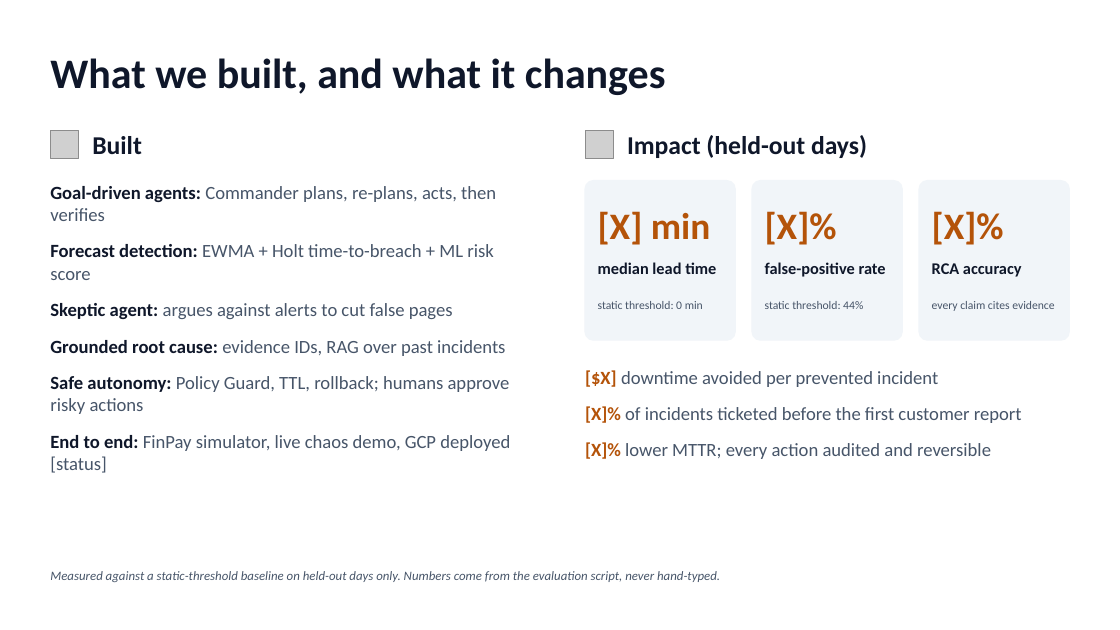
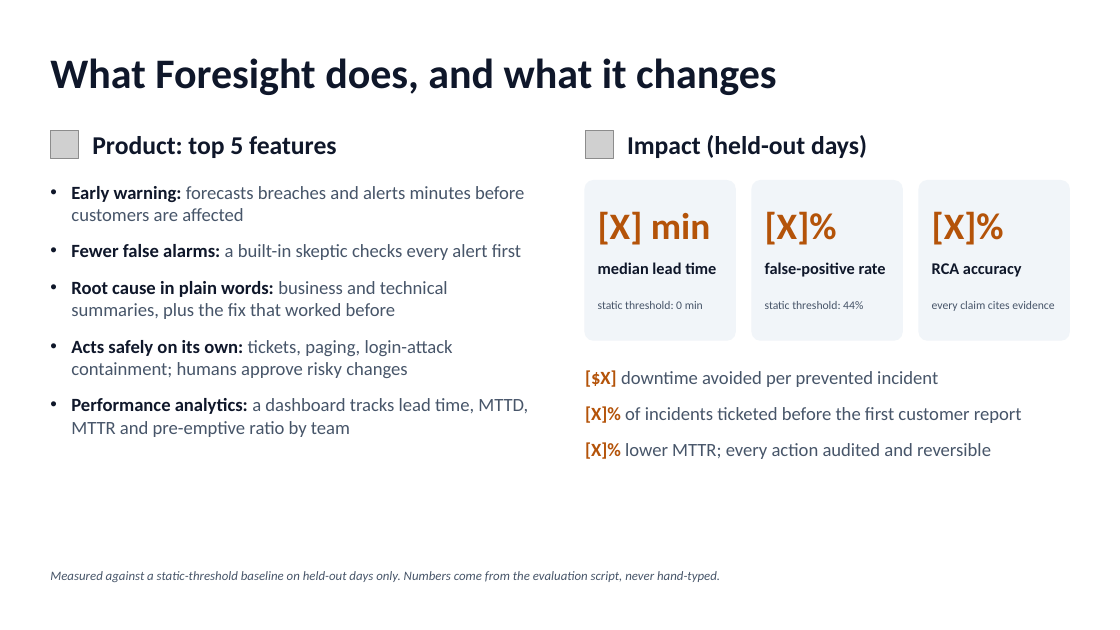
Before and after one commit to Huzyefah/3RL, a slide deck: slide 3 of docs/slides/foresight_pitch.pptx. Drawn at 1120x630 pixels with LibreOffice and Linux fonts; fonts in the diff are those of the drawing; grey boxes stand for pictures. Boxes give left, top, right and bottom in pixels: in the first picture for what was removed or moved away, otherwise in the second. Text is boxed around its words. In the diff, an @@ line names an element or a change of style, - is before the commit and + after.

Commit message:
update slides

```diff
--- a/docs/slides/foresight_pitch.pptx
+++ b/docs/slides/foresight_pitch.pptx
@@ text at (50, 58, 777, 95): text changed @@
-What we built, and what it changes
+What Foresight does, and what it changes
@@ text at (92, 136, 337, 158): text changed @@
-Built
+Product: top 5 features
@@ text at (71, 186, 528, 437): text changed @@
-• Goal-driven agents: Commander plans, re-plans, acts, then verifies
-• Forecast detection: EWMA + Holt time-to-breach + ML risk score
-• Skeptic agent: argues against alerts to cut false pages
-• Grounded root cause: evidence IDs, RAG over past incidents
-• Safe autonomy: Policy Guard, TTL, rollback; humans approve risky actions
-• End to end: FinPay simulator, live chaos demo, GCP deployed [status]
+• Early warning: forecasts breaches and alerts minutes before customers are affected
+• Fewer false alarms: a built-in skeptic checks every alert first
+• Root cause in plain words: business and technical summaries, plus the fix that worked before
+• Acts safely on its own: tickets, paging, login-attack containment; humans approve risky changes
+• Performance analytics: a dashboard tracks lead time, MTTD, MTTR and pre-emptive ratio by team
```
Also in this commit, not shown: 2 other slides changed, 2 slides added, 1 slide removed.
